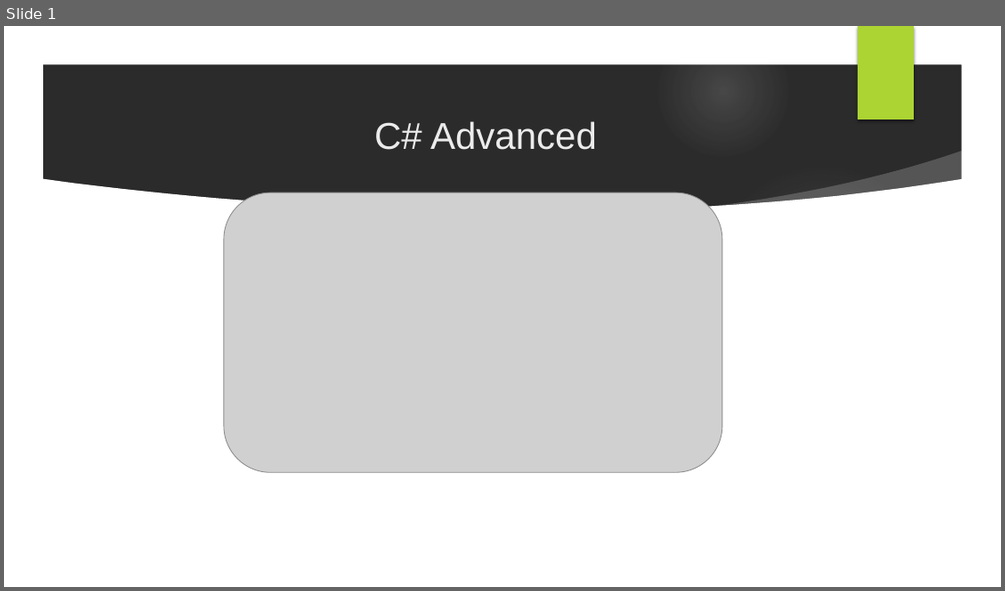
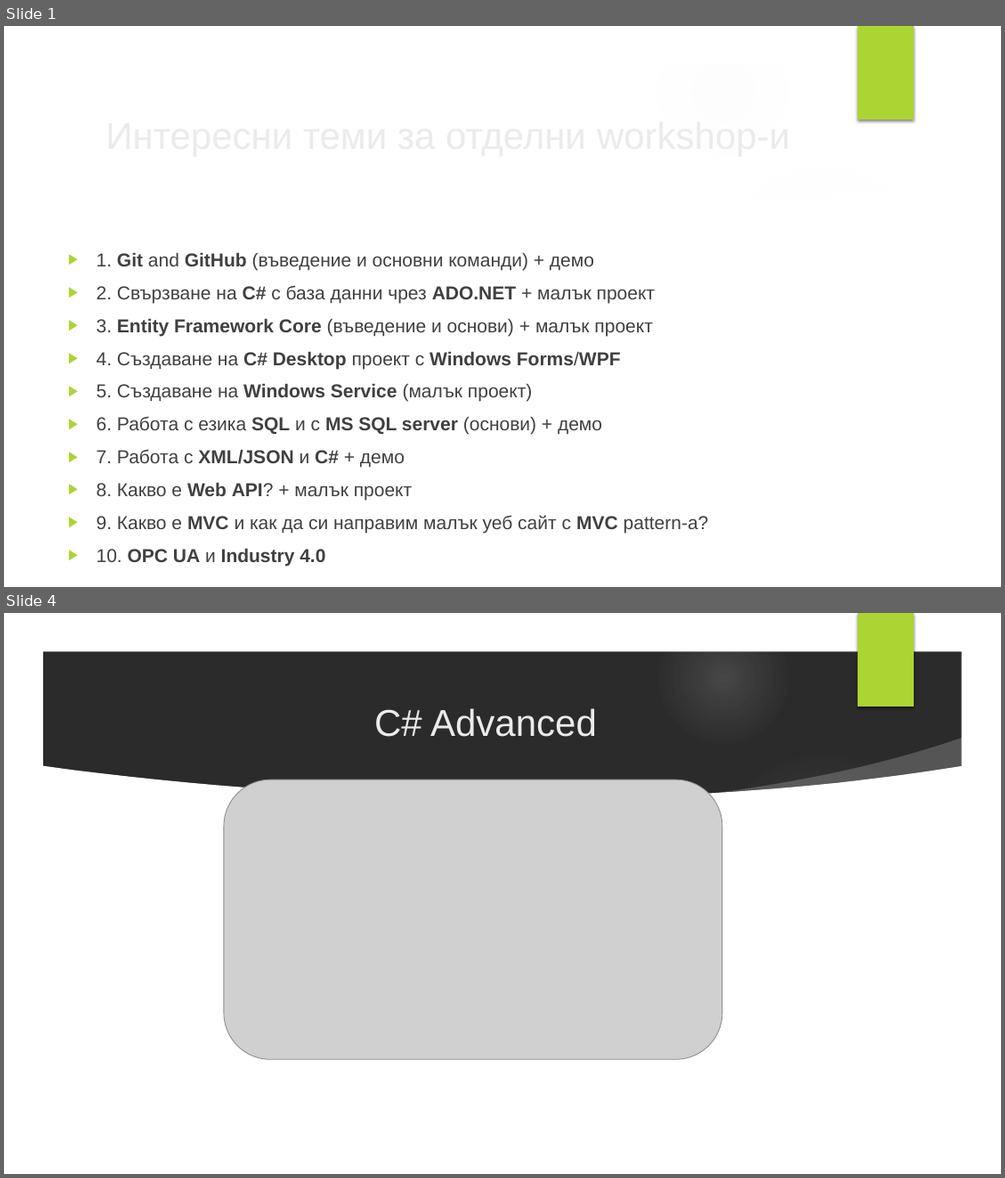
Before and after one commit to velizar92/CSharp-Programming-Presentations, a slide deck: C# Advanced.pptx. Shown one above the other, each under a label of ours: slide 1 before the commit, slides 1 and 4 after it; the slides between them are not shown. The pictures are 1005x591 and 1005x1178 pixels, drawn with LibreOffice and Linux fonts; fonts in the diff are those of the drawing; grey boxes stand for pictures; background and template pictures are left out; a plain dark background stands for a picture behind light text. Boxes give left, top, right and bottom in pixels: in the first picture for what was removed or moved away, otherwise in the second. Text is boxed around its words. In the diff, an @@ line names an element or a change of style, - is before the commit and + after.

```diff
--- a/C# Advanced.pptx
+++ b/C# Advanced.pptx
@@ slide 1 added at [4, 26, 1001, 587], background picture (left out); not listed: 7 template elements that a slide beside it also shows @@
@@ freeform shape added at [4, 26, 1001, 587], fill #FFFFFF @@
@@ rectangle added at [858, 26, 914, 119], fill #ACD433 @@
@@ title added at [98, 105, 815, 163], 36 pt, text #EBEBEB @@
+Интересни теми за отделни workshop-и
@@ text added at [97, 252, 709, 565], 18 pt, text #404040 @@
+▶ 1. Git and GitHub (въведение и основни команди) + демо
+▶ 2. Свързване на C# с база данни чрез ADO.NET + малък проект
+▶ 3. Entity Framework Core (въведение и основи) + малък проект
+▶ 4. Създаване на C# Desktop проект с Windows Forms/WPF
+▶ 5. Създаване на Windows Service (малък проект)
+▶ 6. Работа с езика SQL и с MS SQL server (основи) + демо
+▶ 7. Работа с XML/JSON и C# + демо
+▶ 8. Какво е Web API? + малък проект
+▶ 9. Какво е MVC и как да си направим малък уеб сайт с MVC pattern-а?
+▶ 10. OPC UA и Industry 4.0
@@ what was slide 1 is now slide 4 @@
```
Also in this commit, not shown: 13 other slides added.
